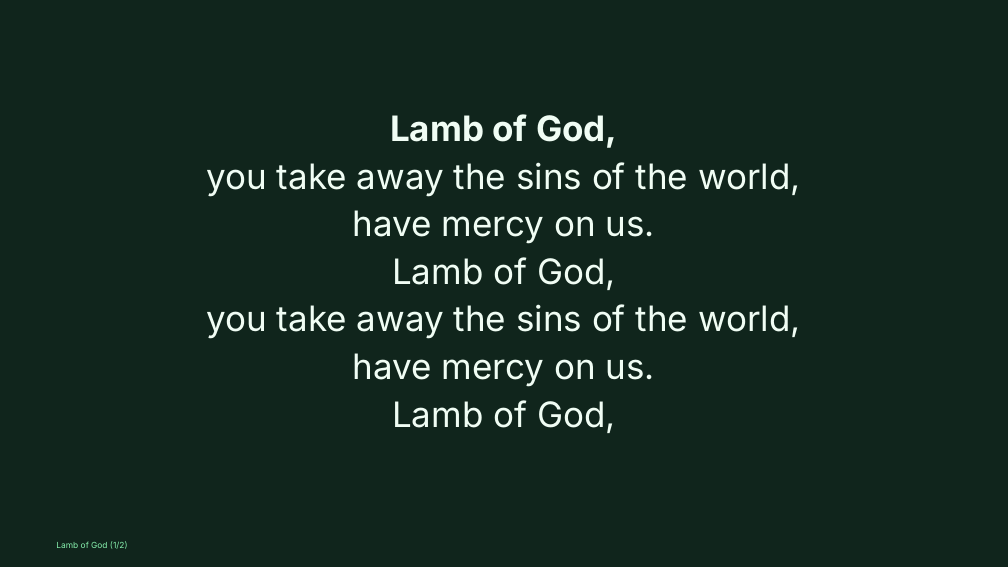
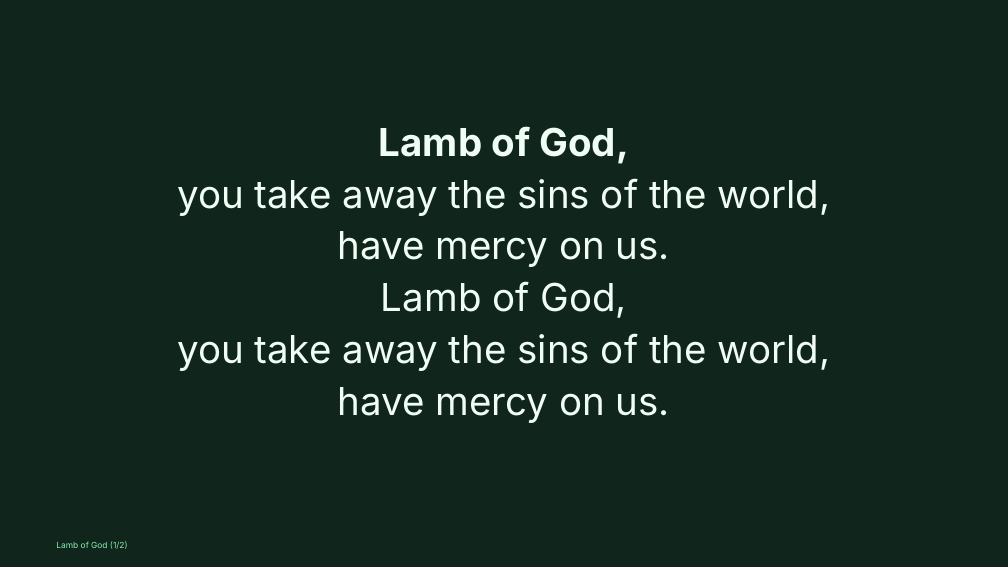
Before and after one commit to divinogabriel9/verbum, a slide deck: slide 61 of outputs/GFCC7Jun2026_OrdinaryTime.pptx (slide 65 before the commit). Drawn at 1008x567 pixels with LibreOffice and Linux fonts; fonts in the diff are those of the drawing. Boxes give left, top, right and bottom in pixels: in the first picture for what was removed or moved away, otherwise in the second. Text is boxed around its words. In the diff, an @@ line names an element or a change of style, - is before the commit and + after.

```diff
--- a/outputs/GFCC7Jun2026_OrdinaryTime.pptx
+++ b/outputs/GFCC7Jun2026_OrdinaryTime.pptx
@@ text "Lamb of God," at (x1=177, y1=126, x2=831, y2=423): size 50 to 55 pt @@
@@ text at (x1=392, y1=400, x2=616, y2=433): paragraph removed @@
-Lamb of God,
```
Also in this commit, not shown: 57 other slides changed, 12 slides added, 9 slides removed, 22 other files.
